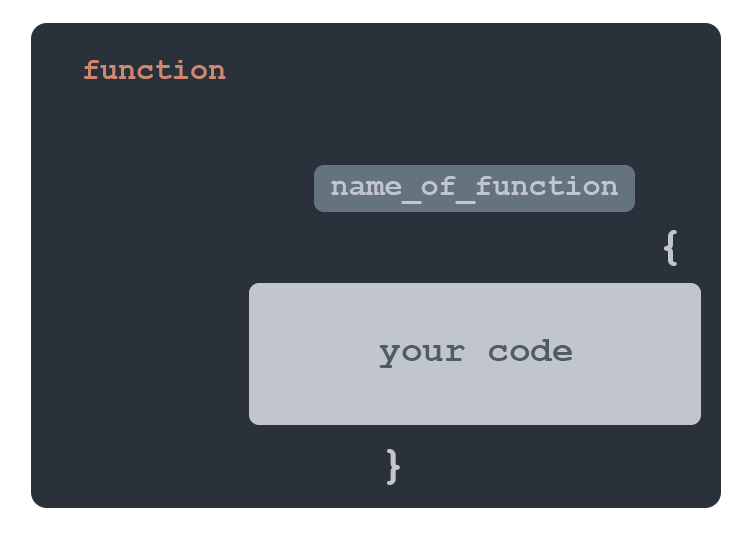
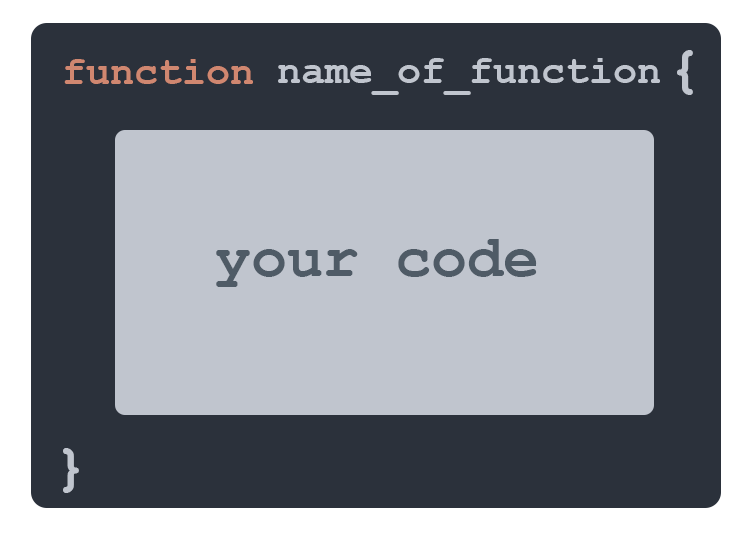
Layered file, before and after one edit (752 x 540). Changes by layer:
painted on "your code" over [216, 239, 572, 368]
painted on "Rounded Rectangle 3" over [115, 130, 701, 425]
painted on "}" over [63, 448, 400, 493]
painted on "{" over [664, 50, 693, 266]
removed group "Group 2" (2 layers) over [314, 165, 635, 212]
moved "name_of_function" out of group "Group 2", painted on it over [278, 58, 660, 204]
removed layer "Rounded Rectangle 1" from group "Group 2" over [314, 165, 635, 212]
moved "function" out of group "Group 3", painted on it over [64, 59, 253, 84]
removed layer "Background" over [63, 50, 701, 493]
